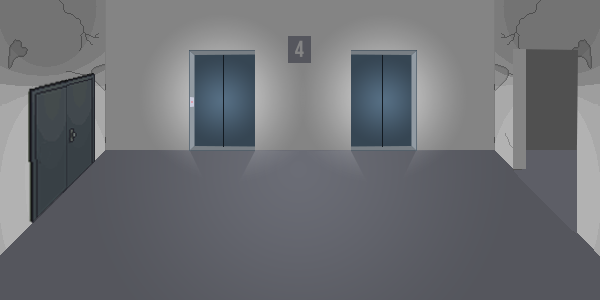
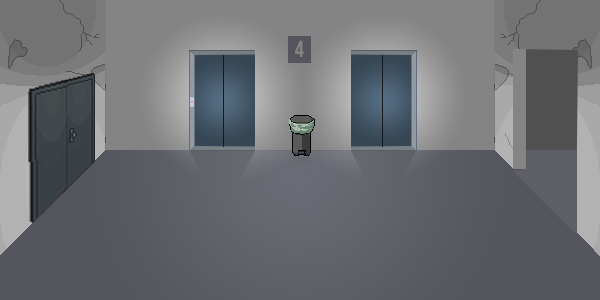
Before/after of a (600, 300) layered artwork. What changed in the layer stack:
added group "bin" with 2 layers above "floor number" over [289, 115, 315, 168]
added layer "Layer 17 copy" (11%) in group "bin" over [292, 157, 311, 168]
added layer "Layer 17" in group "bin" over [289, 115, 315, 156]
added group "BG" with 4 layers over [289, 115, 315, 168]
moved "Layer 4" into group "BG" over [292, 150, 311, 168]
moved "Layer 3" into group "BG" over [289, 115, 315, 150]
moved "Layer 1" into group "BG" over [289, 115, 315, 168]
